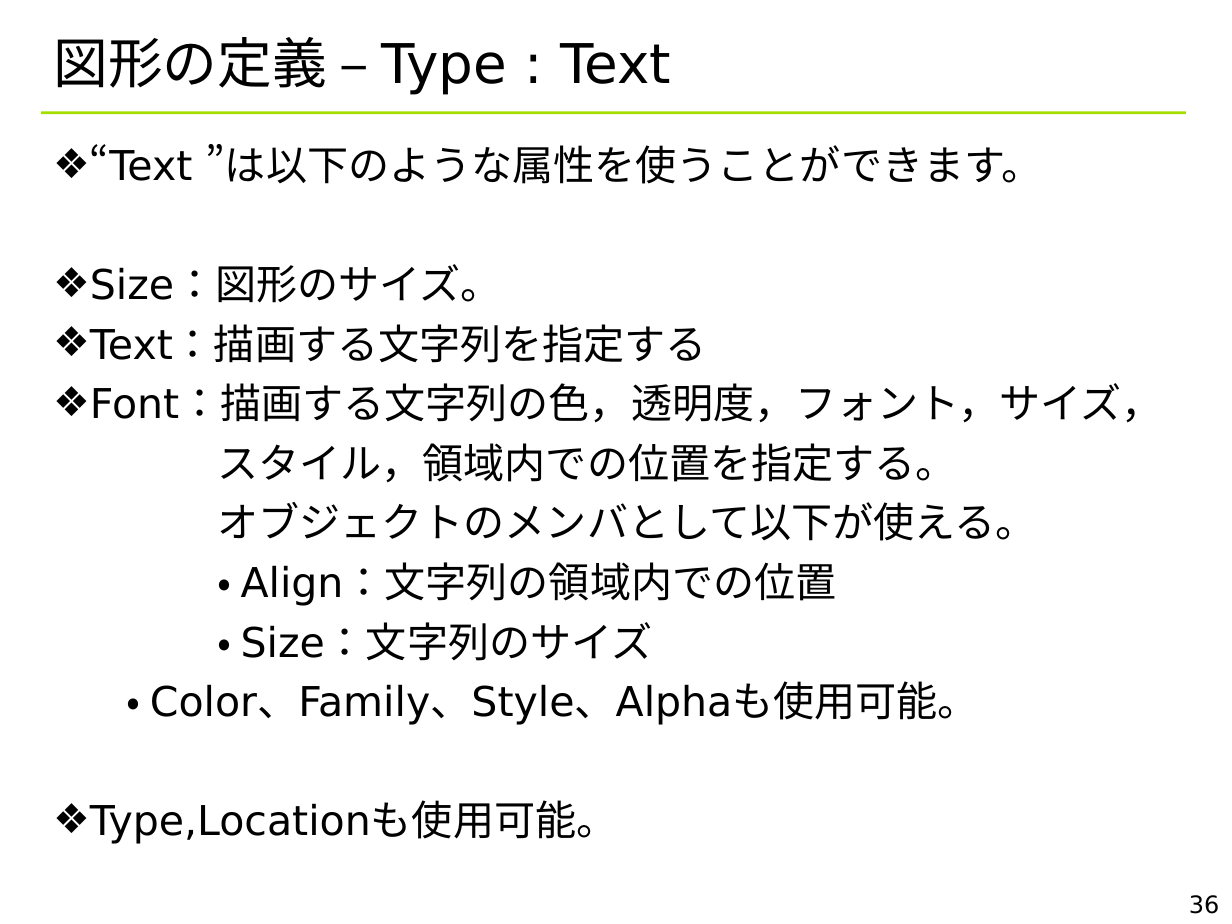
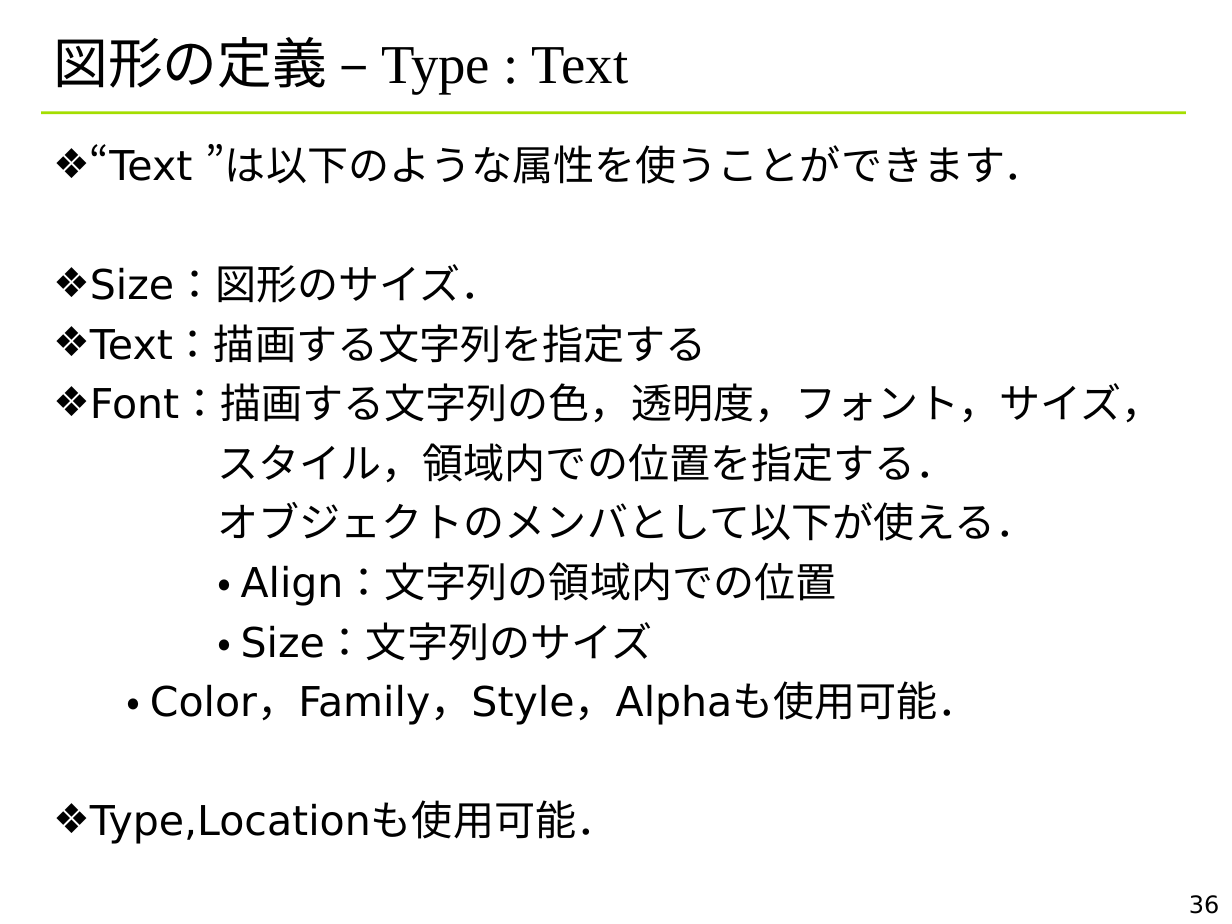
Before and after one commit to YixiaoLi/tlv4mc, a slide deck: slide 36 of doc/TLV_visualize_rules.ppt. Drawn at 1232x924 pixels with LibreOffice and Linux fonts; fonts in the diff are those of the drawing; background and template pictures are left out. Boxes give left, top, right and bottom in pixels: in the first picture for what was removed or moved away, otherwise in the second. Text is boxed around its words. In the diff, an @@ line names an element or a change of style, - is before the commit and + after.

Commit message:
フォント等を変更

```diff
--- a/doc/TLV_visualize_rules.ppt
+++ b/doc/TLV_visualize_rules.ppt
@@ title "図形の定義 – Type : Text" at (53, 37, 628, 94): font DejaVu Sans to Times New Roman in "Type : Text" @@
@@ text at (53, 144, 1044, 303): text changed @@
-❖ “Text ”は以下のような属性を使うことができます。
-❖ Size：図形のサイズ。
+❖ “Text ”は以下のような属性を使うことができます．
+❖ Size：図形のサイズ．
@@ text at (53, 324, 1162, 661): indent changed @@
@@ text at (217, 443, 1036, 541): text changed @@
-スタイル，領域内での位置を指定する。
-オブジェクトのメンバとして以下が使える。
+スタイル，領域内での位置を指定する．
+オブジェクトのメンバとして以下が使える．
@@ text at (53, 683, 979, 844): text changed @@
-・ Color、Family、Style、Alphaも使用可能。
-❖ Type,Locationも使用可能。
+・ Color，Family，Style，Alphaも使用可能．
+❖ Type,Locationも使用可能．
```
Also in this commit, not shown: 41 other slides changed, 4 other files.
